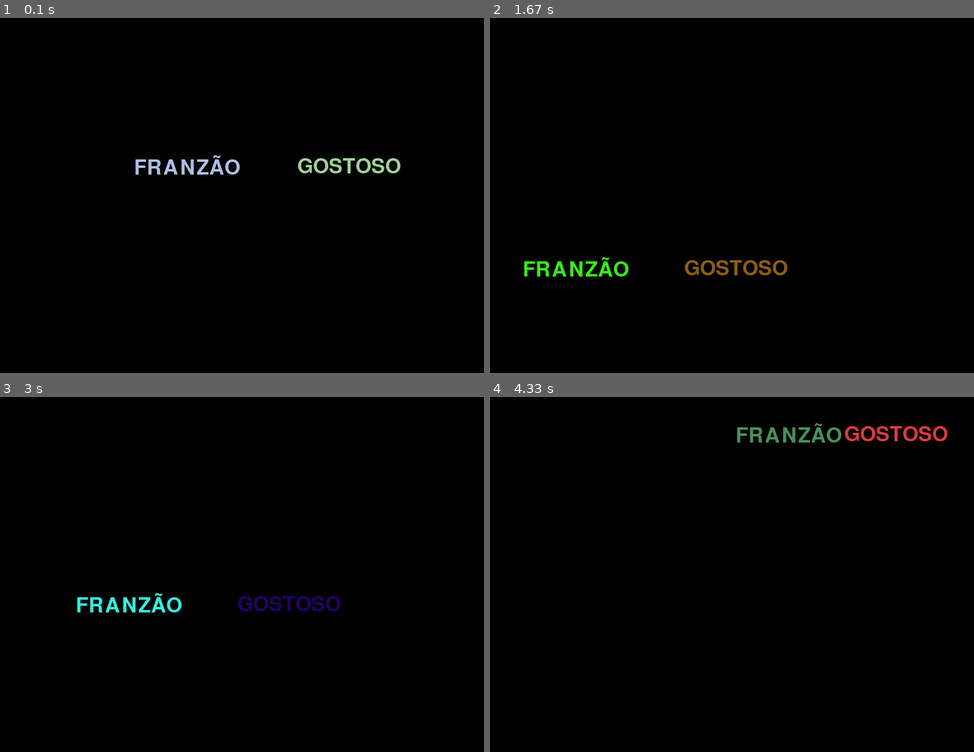
Above: before the commit, frames 1-4 (two rows, left to right).
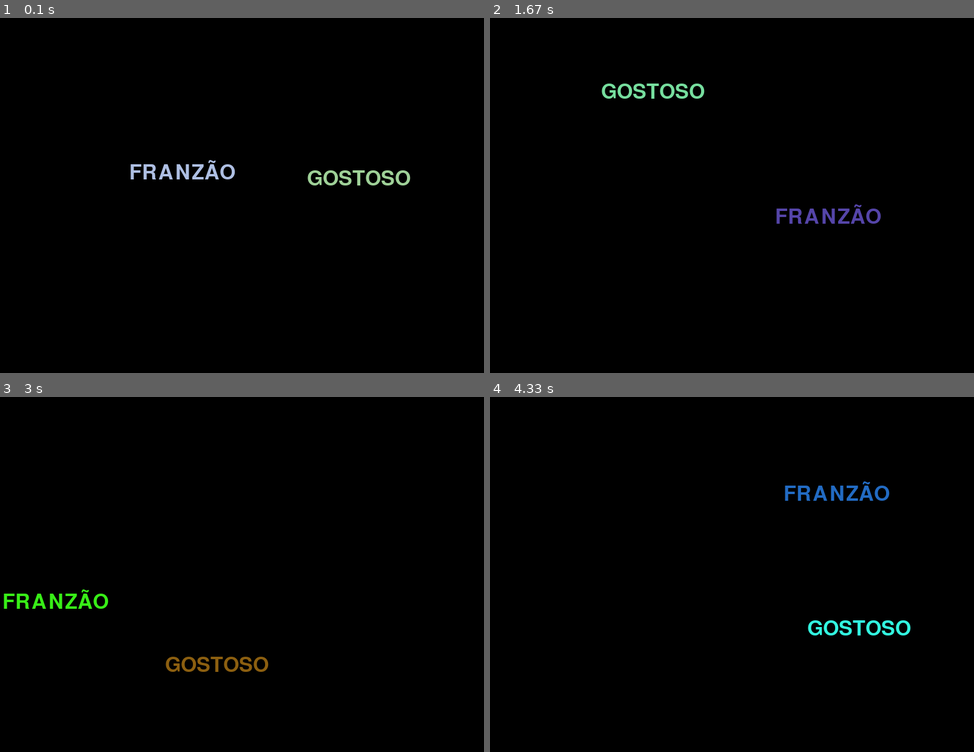
Above: after the commit, the same moments.

Repository: Fransley2307/Computa-o_Grafica
Game: pygame game, started from testpygames.py
The game is run twice, just before and just after one commit, with the same random seed, the same clock (stepped at 60 frames per second) and the same inputs.
Inputs:
- Up to frame 1 (0.1 s): no input
- Up to frame 2 (1.67 s): no input
- Up to frame 3 (3 s): no input
- Up to frame 4 (4.33 s): no input

The runs differ from the first frame. In frame 1, 1.6% of the frame differs, in the area x 26-85%, y 38-48%; in frame 2, 1.9%; in frame 3, 1.8%; in frame 4, 1.9%, in the area x 51-95%, y 7-68%.

Commit message:
Update testpygames.py

Diff:
--- a/testpygames.py
+++ b/testpygames.py
@@ -1,45 +1,59 @@
 import pygame
 import sys
 import random
+#imports das tabelas
 
 pygame.init()
+#Biblioteca
 
 largura = 800
 altura = 600
 tela = pygame.display.set_mode((largura, altura))
 pygame.display.set_caption('Janela')
+#informa o tamanho da tela
 
 PRETO = (0, 0, 0)
 
 tamanho_fonte = 50
 fonte = pygame.font.SysFont(None, tamanho_fonte)
 
+#imforma a cor, uma fonte padrão e o tamnho da fonte.
+
 def cor_aleatoria(diferente_de=None):
     while True:
         c = (random.randint(1, 255), random.randint(1, 255), random.randint(1, 255))
         if c != diferente_de:
             return c
-#Texto1
+#Gera uma cor RGB aleatoriamente diferente da anterior
+
 texto1_conteudo = "FRANZÃO"
 texto1_cor = cor_aleatoria()
 texto1 = fonte.render(texto1_conteudo, True, texto1_cor)
 texto1_rect = texto1.get_rect(center=(largura//3, altura//2))
-#Texto2
+#Define o texto, coloca com uma cor aleatoria, renderiza o texto cria um retangulo para posicionar a colisão
+
 texto2_conteudo = "GOSTOSO"
 texto2_cor = cor_aleatoria(diferente_de=texto1_cor)
 texto2 = fonte.render(texto2_conteudo, True, texto2_cor)
 texto2_rect = texto2.get_rect(center=(2*largura//3, altura//2))
+#mesma coisa do anterior.
 
 clock = pygame.time.Clock()
+#controla quantos frame por segundo o jogo esta rodando.
+
 
 def dir_nao_zero():
     return random.choice((-1, 1))
 
-velocidade = 4
-v1x = velocidade * dir_nao_zero()
-v1y = velocidade * dir_nao_zero()
-v2x = velocidade * dir_nao_zero()
-v2y = velocidade * dir_nao_zero()
+def velocidade_aleatoria(min_v=2, max_v=6):
+    return random.randint(min_v, max_v)
+
+v1x = velocidade_aleatoria() * dir_nao_zero()
+v1y = velocidade_aleatoria() * dir_nao_zero()
+v2x = velocidade_aleatoria() * dir_nao_zero()
+v2y = velocidade_aleatoria() * dir_nao_zero()
+#aqui ele sortei posições aleatoria para os textos e a velocidade aleatoria
+
 
 def move_e_quica(rect, vx, vy):
     rect.x += vx
@@ -62,23 +76,27 @@
         vy = -abs(vy)
         bateu = True
     return vx, vy, bateu
+#move o texto, faz ele quicar nas bordas, invertendo as possições quando bate.
+
 
 
 rodando = True
-while rodando:
+while rodando:  #mantem o programa rodando, atualizando as posiçoes.
     for evento in pygame.event.get():
         if evento.type == pygame.QUIT:
             rodando = False
+            #Permite fechar a janela normalmente.
 
     v1x, v1y, bateu1 = move_e_quica(texto1_rect, v1x, v1y)
     v2x, v2y, bateu2 = move_e_quica(texto2_rect, v2x, v2y)
+    # atualiza a posição do texto detectando se bate na borda.
 
-    if bateu1:
+    if bateu1:  #sempre que bate na parede muda a cor
         texto1_cor = cor_aleatoria(texto1_cor)
         texto1 = fonte.render(texto1_conteudo, True, texto1_cor)
     if bateu2:
-        texto2_cor = cor_aleatoria(texto2_cor)
-        texto2 = fonte.render(texto2_conteudo, True, texto2_cor)
+       texto2_cor = cor_aleatoria(texto2_cor)
+       texto2 = fonte.render(texto2_conteudo, True, texto2_cor)
 
     if texto1_rect.colliderect(texto2_rect):
         v1x, v1y = -v1x, -v1y
@@ -91,13 +109,15 @@
         texto2_rect.x += int((v2x > 0) or -1)
         texto1_rect.y += int((v1y > 0) or -1)
         texto2_rect.y += int((v2y > 0) or -1)
+        #detecta colição entre os dois textos inverte a direção e troca a cor
 
-    tela.fill(PRETO)
+    tela.fill(PRETO)#limpa a tela, desenha o texto e atualzia a tela.
     tela.blit(texto1, texto1_rect)
     tela.blit(texto2, texto2_rect)
-    clock.tick(240)
     pygame.display.flip()
+    clock.tick(240)#limita o fps em 240
 
 
 pygame.quit()
 sys.exit()
+#fecha o programa corretamente
